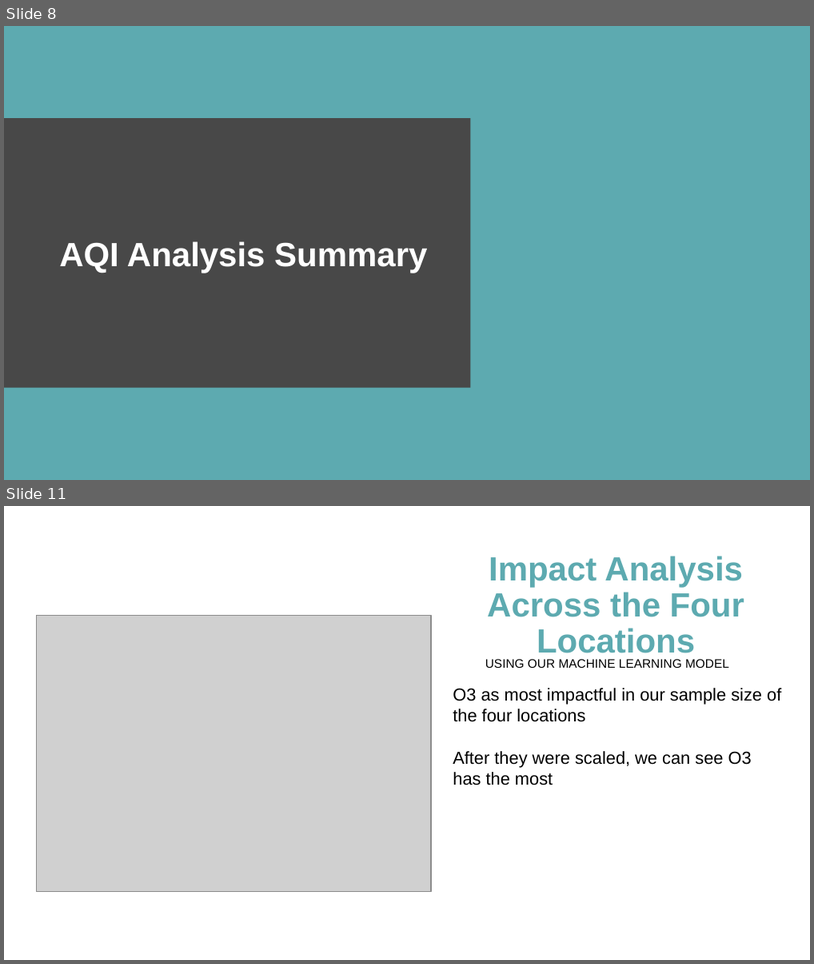
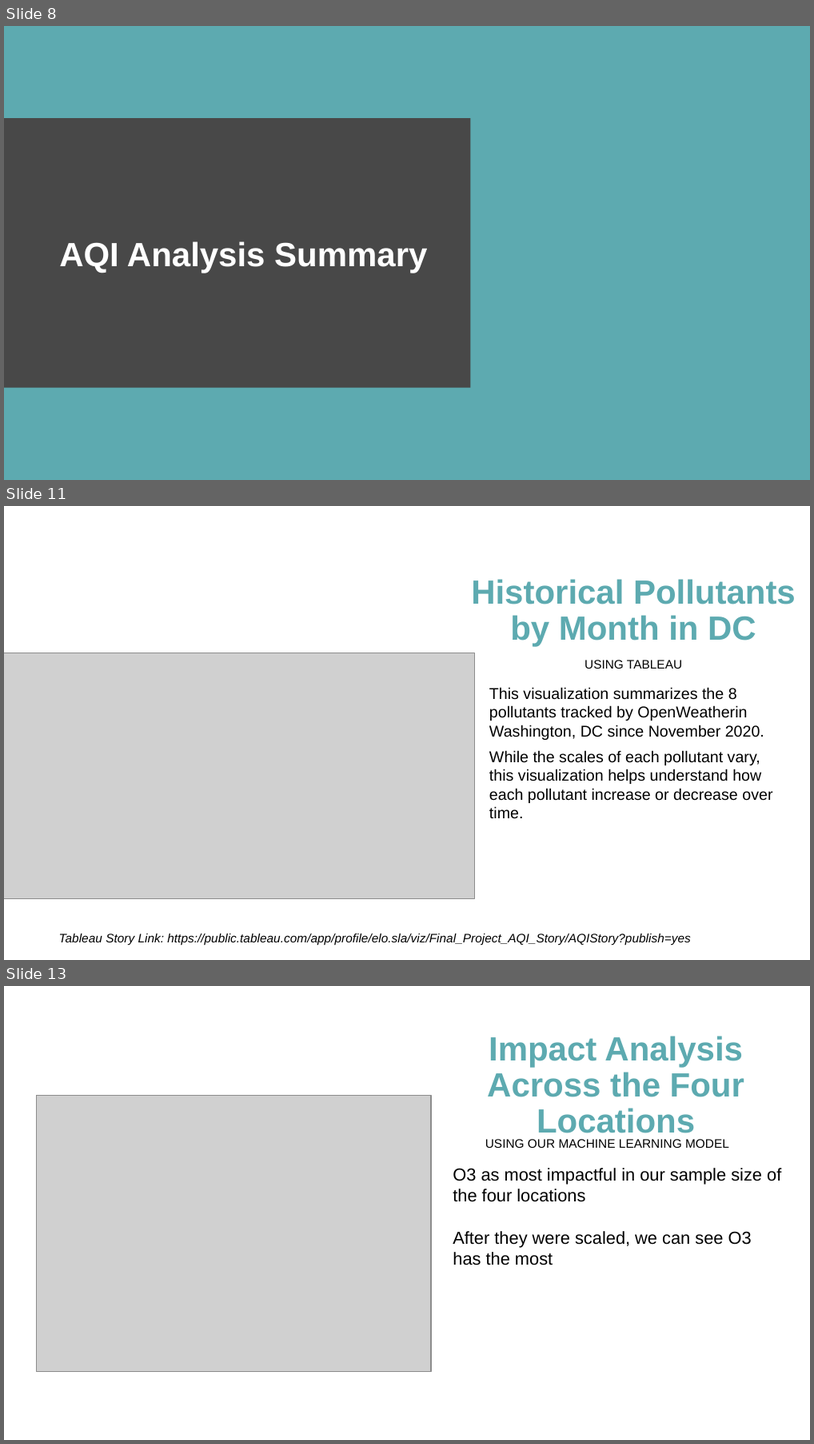
Before and after one commit to mereilly/AQI_Module_20_Final_Project, a slide deck: OpenWeather_AQI_Presentation_Final.pptx. Shown one above the other, each under a label of ours: slides 8 and 11 before the commit, slides 8, 11 and 13 after it; the slides between them are not shown. The pictures are 814x964 and 814x1444 pixels, drawn with LibreOffice and Linux fonts; fonts in the diff are those of the drawing; grey boxes stand for pictures. Boxes give left, top, right and bottom in pixels: in the first picture for what was removed or moved away, otherwise in the second. Text is boxed around its words. In the diff, an @@ line names an element or a change of style, - is before the commit and + after.

```diff
--- a/OpenWeather_AQI_Presentation_Final.pptx
+++ b/OpenWeather_AQI_Presentation_Final.pptx
@@ slide 11 added at (4, 506, 810, 960), background #FFFFFF @@
@@ title added at (471, 579, 796, 647), 30 pt, text #5DAAB0, bold @@
+Historical Pollutants by Month in DC
@@ picture added at (4, 652, 475, 898) @@
@@ text added at (585, 660, 682, 668), 11 pt, text #000000 @@
+USING TABLEAU
@@ text added at (490, 687, 773, 819), 14 pt, text #000000 @@
+This visualization summarizes the 8 pollutants tracked by OpenWeatherin Washington, DC since November 2020.
+While the scales of each pollutant vary, this visualization helps understand how each pollutant increase or decrease over time.
@@ text added at (59, 933, 691, 945), 11 pt, text #000000, italic @@
+Tableau Story Link: https://public.tableau.com/app/profile/elo.sla/viz/Final_Project_AQI_Story/AQIStory?publish=yes
@@ what was slide 11 is now slide 13 @@
```
Also in this commit, not shown: 1 slide changed, 2 other slides added, 1 slide removed, 1 other file.
